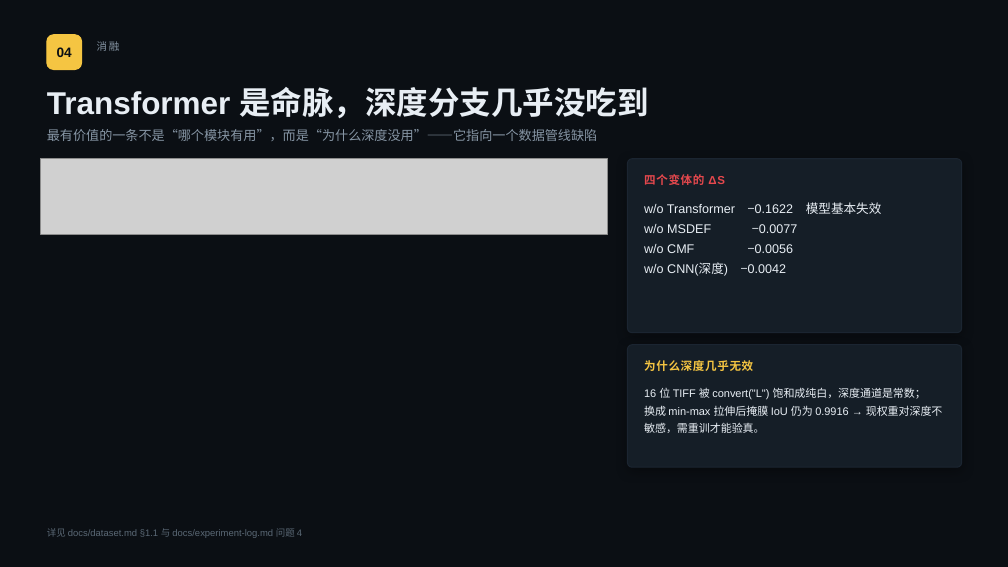
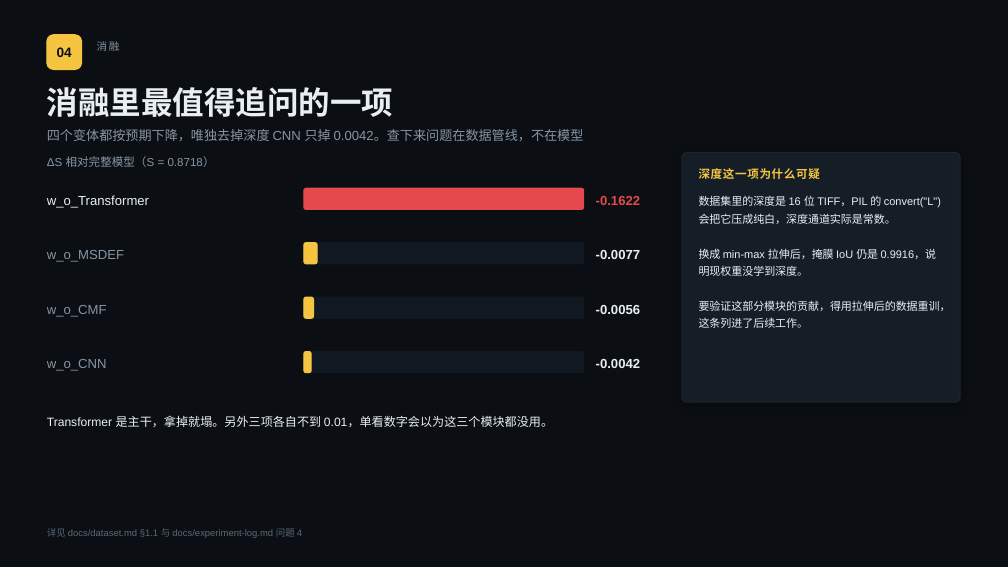
Before and after one commit to relight-developer/GLIDE-Net, a slide deck: slide 5 of docs/slides.pptx. Drawn at 1008x567 pixels with LibreOffice and Linux fonts; fonts in the diff are those of the drawing; grey boxes stand for pictures. Boxes give left, top, right and bottom in pixels: in the first picture for what was removed or moved away, otherwise in the second. Text is boxed around its words. In the diff, an @@ line names an element or a change of style, - is before the commit and + after.

Commit message:
fix(tools): 修掉幻灯片图片被压扁、表格压字等问题，重写讲稿用语
- make_slides.js 的 img() 只传 w 时 pptxgenjs 把 h 留在 1in，所有图被压成横条；
  改为读 PNG 的 IHDR 取真实宽高比，缺的一边按比例算
- 幻灯片版式：复现页换成两张真表格，消融页改成原生条形图，流程图与系统图按
  真实比例给足位置，去掉与图内文字重复的分级公式卡
- 部署页的掩膜 IoU 之前因 backend 名带 -cuda 取不到 fidelity，静默回落到 1.0000；
  改为按真实键取值并断言缺失即报错
- 讲稿改用平实说法：去掉翻案句、破折号、提示性冒号和三连排比，删掉
  “愿意主动讲的错误”这类说法，问题页改为“几个花了时间才修对的问题”
- presentation.md 重排为 13 页，并新增“讲台边界”一节，区分要讲和一句带过的内容
- verify.py 增加 5 项幻灯片断言（可解析、13 页、非空、版式自检），合计 40 项
- 流程图与系统图里的延迟标注从 ≈100 ms/≈8 ms 改为实测的 40/11 ms

```diff
--- a/docs/slides.pptx
+++ b/docs/slides.pptx
@@ text at box(47, 87, 393, 117): text changed @@
-Transformer 是命脉，深度分支几乎没吃到
+消融里最值得追问的一项
@@ text at box(47, 129, 584, 141): text changed @@
-最有价值的一条不是“哪个模块有用”，而是“为什么深度没用”——它指向一个数据管线缺陷
+四个变体都按预期下降，唯独去掉深度 CNN 只掉 0.0042。查下来问题在数据管线，不在模型
@@ picture removed at box(41, 159, 608, 234) @@
@@ text added at box(47, 156, 215, 167), 11 pt, text #8695A4 @@
+ΔS 相对完整模型（S = 0.8718）
@@ text removed at box(644, 174, 725, 185) @@
-四个变体的 ΔS
@@ rounded rectangle: place and size @@
-rounded rectangle at box(628, 159, 962, 333)
+rounded rectangle at box(682, 153, 960, 402)
@@ rounded rectangle at box(682, 153, 960, 402): proportions changed @@
@@ text added at box(699, 168, 820, 179), 11 pt, text #F5C542, bold @@
+深度这一项为什么可疑
@@ text added at box(47, 195, 149, 208), 12.5 pt, text #E8EEF4 @@
+w_o_Transformer
@@ rounded rectangle added at box(304, 188, 584, 209), fill #E5484D, outline #E5484D 1 pt @@
@@ text at box(596, 196, 640, 205): text changed; size 12 to 12.5 pt; text colour #E8EEF4 to #E5484D; bold on @@
-w/o Transformer −0.1622 模型基本失效
-w/o MSDEF −0.0077
-w/o CMF −0.0056
-w/o CNN(深度) −0.0042
+-0.1622
@@ text "-0.1622" at box(596, 196, 640, 205): vertical alignment top to middle @@
@@ text added at box(699, 195, 951, 328), 10.5 pt, text #E8EEF4 @@
+数据集里的深度是 16 位 TIFF，PIL 的 convert("L") 会把它压成纯白，深度通道实际是常数。
+换成 min-max 拉伸后，掩膜 IoU 仍是 0.9916，说明现权重没学到深度。
+要验证这部分模块的贡献，得用拉伸后的数据重训，这条列进了后续工作。
@@ text added at box(47, 250, 124, 262), 12.5 pt, text #8695A4 @@
+w_o_MSDEF
@@ rounded rectangle added at box(304, 243, 584, 264), fill #101821, outline #101821 1 pt @@
@@ rounded rectangle added at box(304, 243, 318, 264), fill #F5C542, outline #F5C542 1 pt @@
@@ text added at box(596, 250, 640, 259), 12.5 pt, text #E8EEF4, bold @@
+-0.0077
@@ rounded rectangle added at box(304, 297, 584, 318), fill #101821, outline #101821 1 pt @@
@@ rounded rectangle added at box(304, 297, 314, 318), fill #F5C542, outline #F5C542 1 pt @@
@@ text added at box(47, 305, 107, 317), 12.5 pt, text #8695A4 @@
+w_o_CMF
@@ text added at box(596, 305, 640, 314), 12.5 pt, text #E8EEF4, bold @@
+-0.0056
@@ text added at box(47, 359, 107, 371), 12.5 pt, text #8695A4 @@
+w_o_CNN
@@ rounded rectangle added at box(304, 352, 584, 373), fill #101821, outline #101821 1 pt @@
@@ rounded rectangle added at box(304, 352, 312, 373), fill #F5C542, outline #F5C542 1 pt @@
@@ text added at box(596, 359, 640, 368), 12.5 pt, text #E8EEF4, bold @@
+-0.0042
@@ rounded rectangle removed at box(628, 345, 962, 467) @@
@@ text removed at box(644, 360, 753, 371) @@
-为什么深度几乎无效
@@ text removed at box(644, 387, 943, 433) @@
-16 位 TIFF 被 convert("L") 饱和成纯白，深度通道是常数；
-换成 min-max 拉伸后掩膜 IoU 仍为 0.9916 → 现权重对深度不敏感，需重训才能验真。
@@ text added at box(47, 416, 553, 427), 11.5 pt, text #E8EEF4 @@
+Transformer 是主干，拿掉就塌。另外三项各自不到 0.01，单看数字会以为这三个模块都没用。
```
Also in this commit, not shown: 12 other slides changed, 10 other files.
